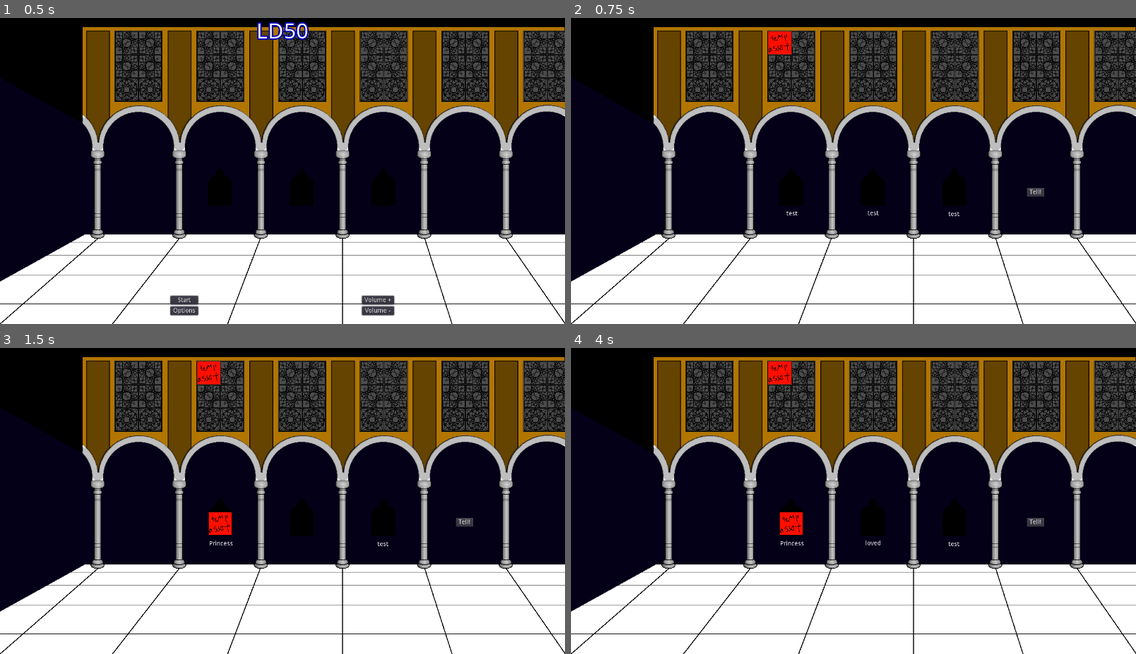
Above: before the commit, frames 1-4 (two rows, left to right).
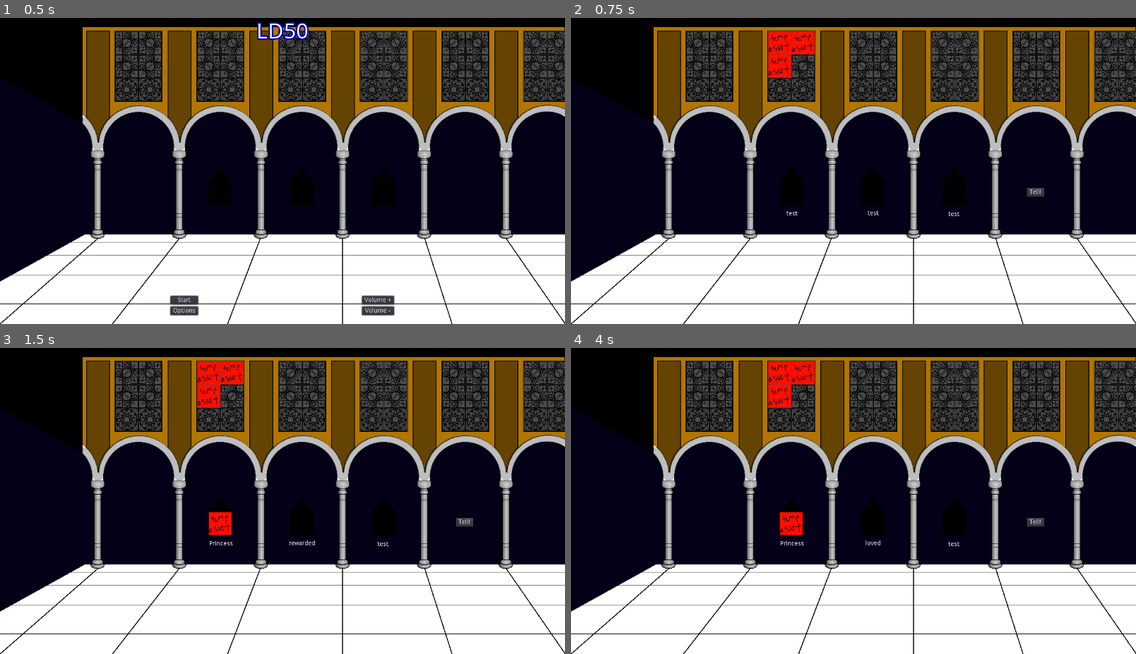
Above: after the commit, the same moments.

Repository: alpacanumerals/LD50
Game: Godot game, scene res://TitleScreen.tscn
The game is run twice, just before and just after one commit, with the same random seed, the same clock (stepped at 60 frames per second) and the same inputs.
Inputs (mouse positions are in pixels of both pictures, inside the frame that each line leads up to):
- Up to frame 1 (0.5 s): no input
- Up to frame 2 (0.75 s): click "Start" at 0.5 s
- Up to frame 3 (1.5 s): tap Enter at 1.25 s; drag from (209, 372) to (220, 522) at 1.27 s
- Up to frame 4 (4 s): tap Space at 2, 3.5 s; drag from (740, 510) to (870, 525) at 2.02 s; tap Enter at 2.75 s; move the mouse to (910, 424) at 2.77 s; click (910, 424) at 2.92 s; drag from (825, 559) to (780, 372) at 3.52 s

Frame 1 is identical in both runs. In frame 2, 0.6% of the frame differs, in the area x 34-44%, y 4-20%; in frame 3, 0.7%, in the area x 34-56%, y 4-65%; in frame 4, 0.6%.

Commit message:
fix mouseovers

Diff:
--- a/OpCard.gd
+++ b/OpCard.gd
@@ -25,7 +25,7 @@
 
 func _on_OpCard_mouse_exited():
     #unhighlight
-    emit_signal("player_highlight", null)
+    #emit_signal("player_highlight", null)
     pass
 
 func _process(_delta):
--- a/StoryScene.tscn
+++ b/StoryScene.tscn
@@ -1,10 +1,11 @@
-[gd_scene load_steps=12 format=2]
+[gd_scene load_steps=14 format=2]
 
 [ext_resource path="res://stat_bar.gd" type="Script" id=1]
 [ext_resource path="res://nightlabel.gd" type="Script" id=2]
 [ext_resource path="res://plot_button.gd" type="Script" id=3]
 [ext_resource path="res://window_text.gd" type="Script" id=4]
 [ext_resource path="res://assets/chamber.png" type="Texture" id=5]
+[ext_resource path="res://blank_wall.gd" type="Script" id=6]
 [ext_resource path="res://window.gd" type="Script" id=7]
 [ext_resource path="res://assets/asset.png" type="Texture" id=8]
 [ext_resource path="res://OpCard.gd" type="Script" id=9]
@@ -15,6 +16,9 @@
 
 [sub_resource type="RectangleShape2D" id=2]
 extents = Vector2( 26, 26 )
+
+[sub_resource type="RectangleShape2D" id=3]
+extents = Vector2( 77, 8 )
 
 [node name="StoryScene" type="MarginContainer"]
 anchor_right = 1.0
@@ -140,6 +144,32 @@
 [node name="CollisionShape2D" type="CollisionShape2D" parent="WallCards/OpCard"]
 shape = SubResource( 2 )
 
+[node name="OpCard2" type="Area2D" parent="WallCards"]
+position = Vector2( 506, 62 )
+script = ExtResource( 9 )
+__meta__ = {
+"_edit_group_": true
+}
+
+[node name="Sprite" type="Sprite" parent="WallCards/OpCard2"]
+texture = ExtResource( 8 )
+
+[node name="CollisionShape2D" type="CollisionShape2D" parent="WallCards/OpCard2"]
+shape = SubResource( 2 )
+
+[node name="OpCard3" type="Area2D" parent="WallCards"]
+position = Vector2( 453, 115 )
+script = ExtResource( 9 )
+__meta__ = {
+"_edit_group_": true
+}
+
+[node name="Sprite" type="Sprite" parent="WallCards/OpCard3"]
+texture = ExtResource( 8 )
+
+[node name="CollisionShape2D" type="CollisionShape2D" parent="WallCards/OpCard3"]
+shape = SubResource( 2 )
+
 [node name="DoneNode" type="Node2D" parent="."]
 position = Vector2( 1013, 391 )
 __meta__ = {
@@ -180,10 +210,30 @@
 text = "test"
 align = 1
 
+[node name="BlankWalls" type="Node2D" parent="."]
+
+[node name="WallTop" type="Area2D" parent="BlankWalls"]
+script = ExtResource( 6 )
+
+[node name="CollisionShape2D" type="CollisionShape2D" parent="BlankWalls/WallTop"]
+position = Vector2( 481, 25 )
+shape = SubResource( 3 )
+
 [connection signal="input_event" from="WallCards/OpCard" to="WallCards/OpCard" method="_on_OpCard_input_event"]
 [connection signal="mouse_entered" from="WallCards/OpCard" to="WallCards/OpCard" method="_on_OpCard_mouse_entered"]
 [connection signal="mouse_exited" from="WallCards/OpCard" to="WallCards/OpCard" method="_on_OpCard_mouse_exited"]
 [connection signal="player_click" from="WallCards/OpCard" to="WallCards" method="_on_OpCard_player_click"]
 [connection signal="player_highlight" from="WallCards/OpCard" to="WindowText" method="_on_OpCard_player_highlight"]
+[connection signal="input_event" from="WallCards/OpCard2" to="WallCards/OpCard2" method="_on_OpCard_input_event"]
+[connection signal="mouse_entered" from="WallCards/OpCard2" to="WallCards/OpCard2" method="_on_OpCard_mouse_entered"]
+[connection signal="mouse_exited" from="WallCards/OpCard2" to="WallCards/OpCard2" method="_on_OpCard_mouse_exited"]
+[connection signal="player_click" from="WallCards/OpCard2" to="WallCards" method="_on_OpCard_player_click"]
+[connection signal="player_highlight" from="WallCards/OpCard2" to="WindowText" method="_on_OpCard_player_highlight"]
+[connection signal="input_event" from="WallCards/OpCard3" to="WallCards/OpCard3" method="_on_OpCard_input_event"]
+[connection signal="mouse_entered" from="WallCards/OpCard3" to="WallCards/OpCard3" method="_on_OpCard_mouse_entered"]
+[connection signal="mouse_exited" from="WallCards/OpCard3" to="WallCards/OpCard3" method="_on_OpCard_mouse_exited"]
+[connection signal="player_click" from="WallCards/OpCard3" to="WallCards" method="_on_OpCard_player_click"]
+[connection signal="player_highlight" from="WallCards/OpCard3" to="WindowText" method="_on_OpCard_player_highlight"]
 [connection signal="pressed" from="DoneNode/DoneButton" to="WallCards" method="_on_DoneButton_pressed"]
 [connection signal="pressed" from="DoneNode/DoneButton" to="DoneNode/DoneButton" method="_on_DoneButton_pressed"]
+[connection signal="mouse_entered" from="BlankWalls/WallTop" to="WindowText" method="_on_blank_walls_mouse_entered"]
--- /dev/null
+++ b/blank_wall.gd
@@ -0,0 +1 @@
+extends Area2D
--- a/window_text.gd
+++ b/window_text.gd
@@ -1,9 +1,13 @@
 extends Node2D
 
 func _on_OpCard_player_highlight(card_id):
-    var text = ""
-    if card_id != null:
-        text = Story.cards[card_id].card_name
+    var text = Story.cards[card_id].card_name
+    update_text(text)
+
+func _on_blank_walls_mouse_entered():
+    update_text("")
+
+func update_text(text):
     match Story.current_phase:
         Story.phase.SUBJECT:
             $SubjectLabel.text = text
